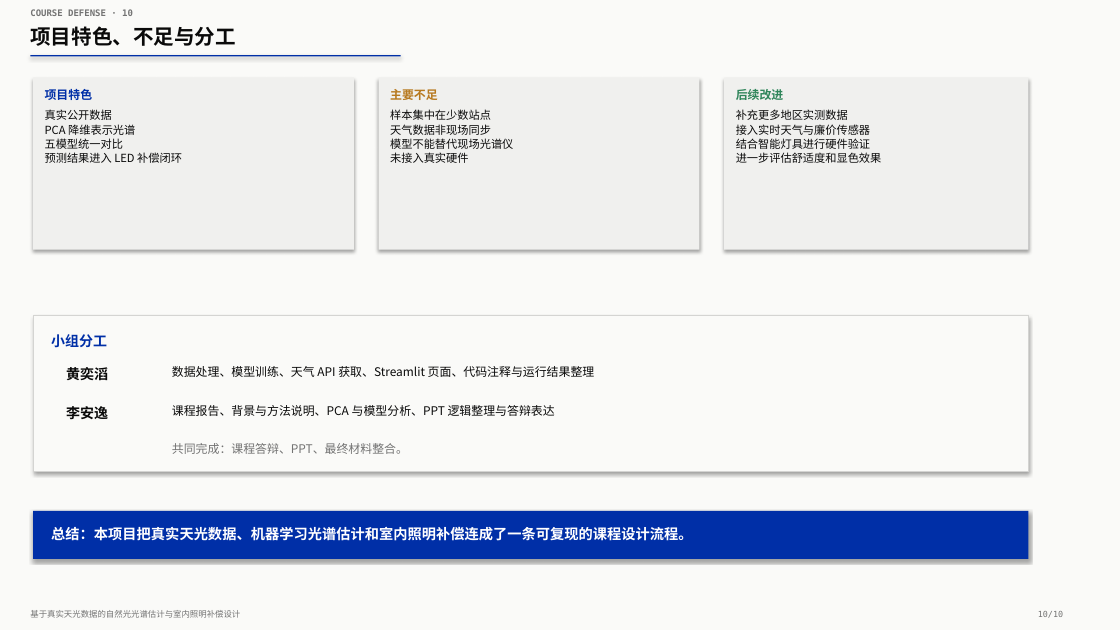
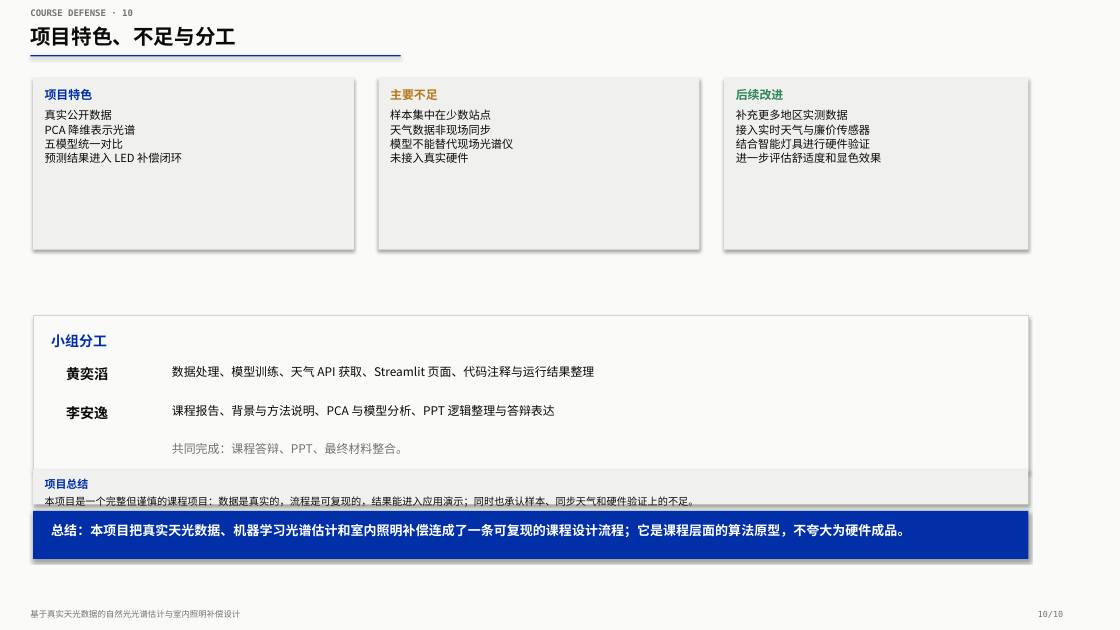
Before and after one commit to kmgcc/Pythian, a slide deck: slide 10 of 第24组_课程答辩.pptx. Drawn at 1120x630 pixels with LibreOffice and Linux fonts; fonts in the diff are those of the drawing. Boxes give left, top, right and bottom in pixels: in the first picture for what was removed or moved away, otherwise in the second. Text is boxed around its words. In the diff, an @@ line names an element or a change of style, - is before the commit and + after.

```diff
--- a/第24组_课程答辩.pptx
+++ b/第24组_课程答辩.pptx
@@ rectangle added at (x1=33, y1=470, x2=1028, y2=504), fill #F0F0EE @@
@@ text added at (x1=45, y1=478, x2=89, y2=489), 9.4 pt, text #002FA7, bold @@
+项目总结
@@ text added at (x1=45, y1=495, x2=699, y2=507), 8.7 pt, text #0A0A0A @@
+本项目是一个完整但谨慎的课程项目：数据是真实的，流程是可复现的，结果能进入应用演示；同时也承认样本、同步天气和硬件验证上的不足。
@@ text at (x1=51, y1=524, x2=910, y2=537): text changed; size 12.2 to 11.1 pt @@
-总结：本项目把真实天光数据、机器学习光谱估计和室内照明补偿连成了一条可复现的课程设计流程。
+总结：本项目把真实天光数据、机器学习光谱估计和室内照明补偿连成了一条可复现的课程设计流程；它是课程层面的算法原型，不夸大为硬件成品。
```
Also in this commit, not shown: 9 other slides changed, 6 other files.
